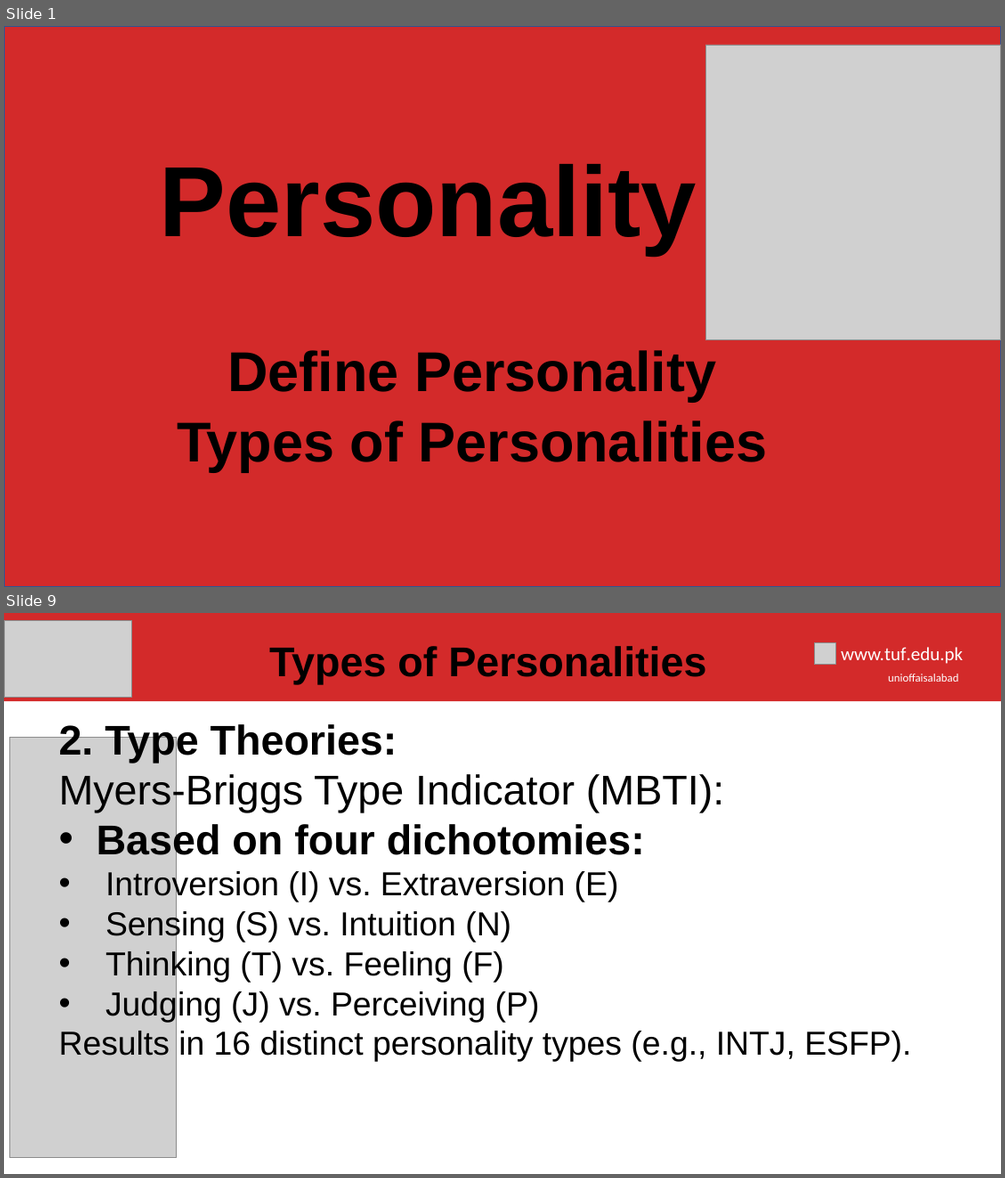
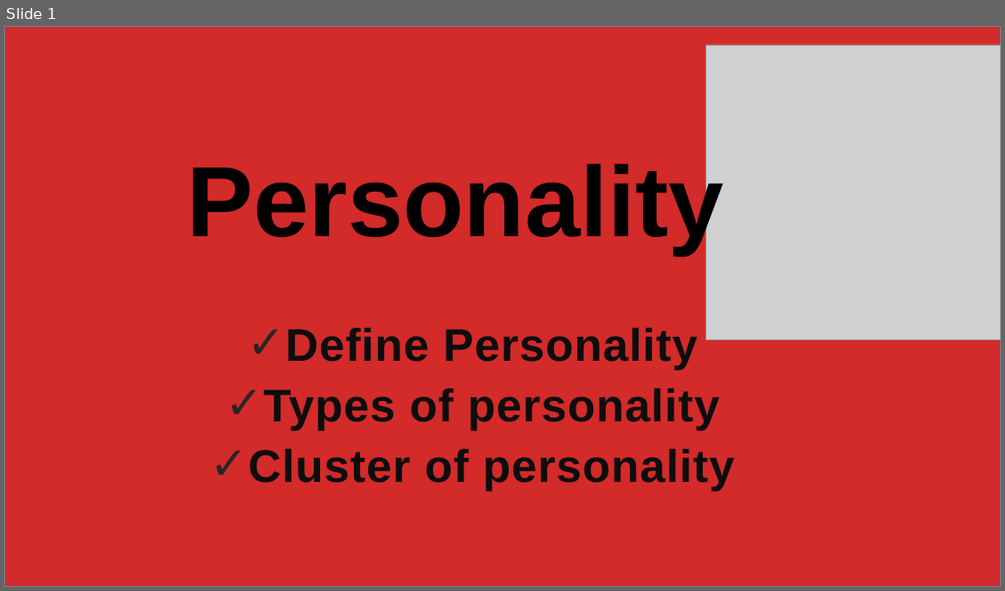
Before and after one commit to hamnasz/Semester-IV, a slide deck: Psychology/Mids/Slides/Lecture # 6.pptx. Shown one above the other, each under a label of ours: slides 1 and 9 before the commit, slide 1 after it; the slides between them are not shown. The pictures are 1005x1178 and 1005x591 pixels, drawn with LibreOffice and Linux fonts; fonts in the diff are those of the drawing; grey boxes stand for pictures; background and template pictures are left out. Boxes give left, top, right and bottom in pixels: in the first picture for what was removed or moved away, otherwise in the second. Text is boxed around its words. In the diff, an @@ line names an element or a change of style, - is before the commit and + after.

```diff
--- a/Psychology/Mids/Slides/Lecture # 6.pptx
+++ b/Psychology/Mids/Slides/Lecture # 6.pptx
@@ slide 9 removed at (4, 613, 1001, 1174), background #FFFFFF @@
@@ picture removed at (4, 620, 131, 698) @@
@@ text removed at (269, 646, 706, 684) @@
-Types of Personalities
@@ group removed at (4, 613, 1001, 701): 2 texts, 1 rectangle, 1 picture @@
-unioffaisalabad
-www.tuf.edu.pk
@@ picture removed at (10, 737, 177, 1159) @@
@@ text removed at (59, 722, 911, 1062) @@
-2. Type Theories:
-Myers-Briggs Type Indicator (MBTI):
-• Based on four dichotomies:
-• Introversion (I) vs. Extraversion (E)
-• Sensing (S) vs. Intuition (N)
-• Thinking (T) vs. Feeling (F)
-• Judging (J) vs. Perceiving (P)
-Results in 16 distinct personality types (e.g., INTJ, ESFP).
@@ slide 1 changed as well @@
@@ rectangle at (4, 26, 1001, 587): outline #325491 1 pt to #6D879B 1 pt @@
@@ rectangle added at (111, 130, 894, 483), fill #FFFFFF @@
@@ text "Personality" rewrapped from (160, 164, 696, 254) to (187, 157, 724, 254) @@
@@ subtitle "Define Personality": place and size @@
-subtitle "Define Personality" at (177, 350, 768, 472)
+subtitle "Define Personality" at (248, 328, 735, 491)
@@ subtitle at (285, 328, 697, 370): size 54 to 44 pt, text colour #000000 to #0D0D0D, letter spacing 0 to 0.8 pt in "Define Personality"; bullet none to ✓; line spacing 0.9 to 1.1; less space between paragraphs @@
@@ subtitle at (248, 388, 735, 491): text changed; size 54 to 44 pt; text colour #000000 to #0D0D0D @@
-Types of Personalities
+✓ Types of personality
+✓ Cluster of personality
```
Also in this commit, not shown: 2 other slides changed, 9 slides added, 8 other slides removed, 4 other files.
